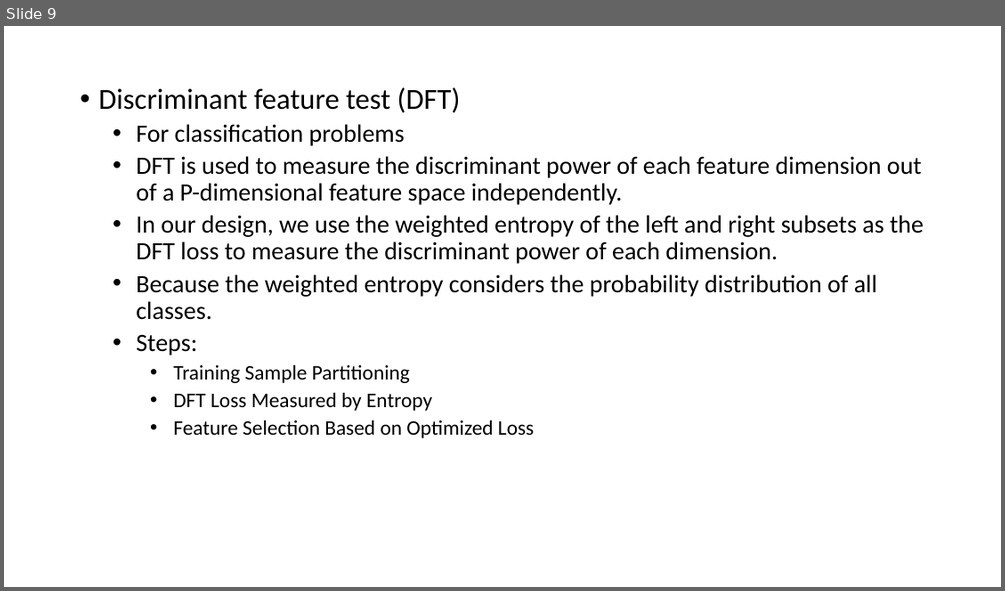
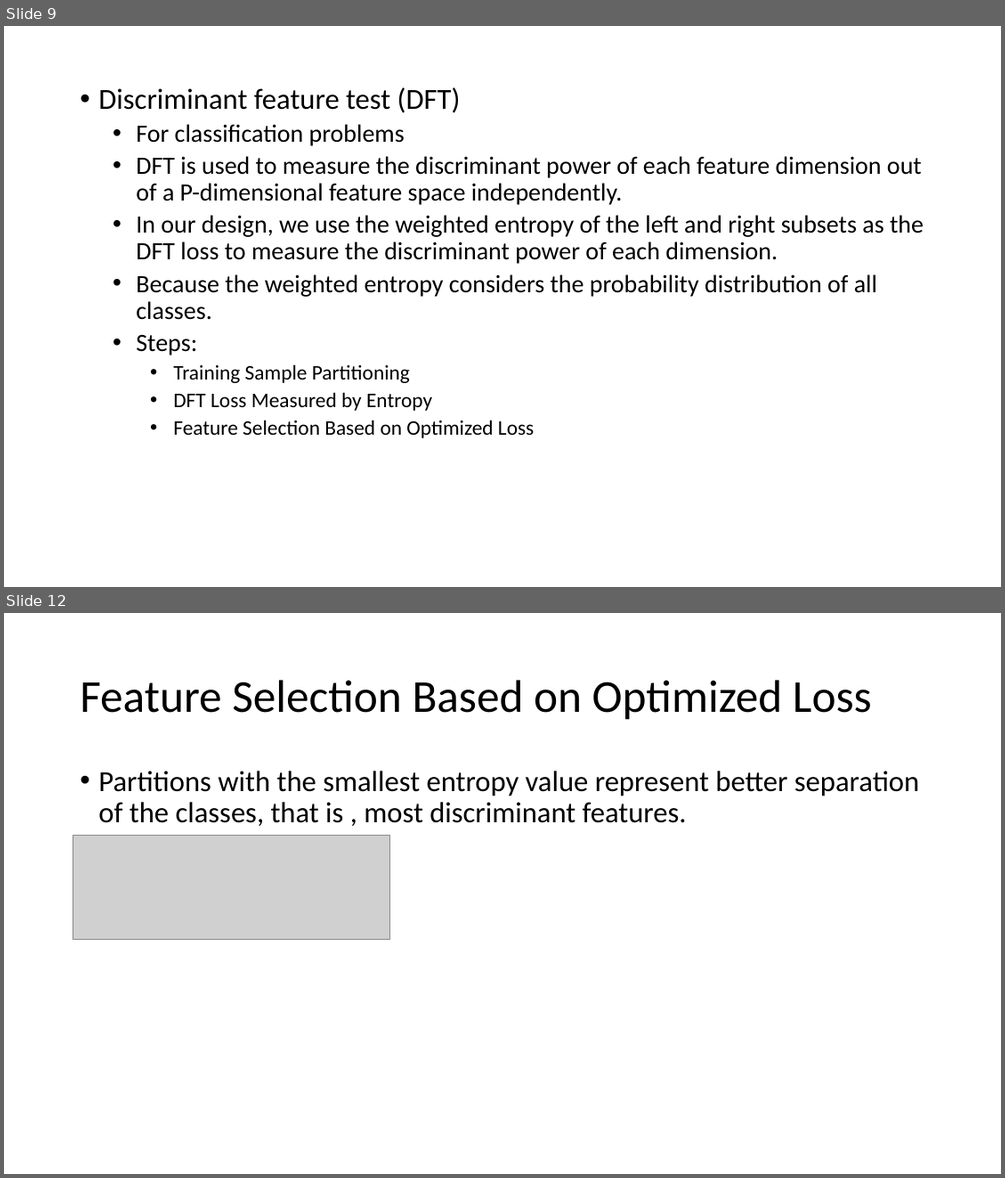
Before and after one commit to Vincent1837/Schools, a slide deck: Low_Powered_AI_Lab/GL.pptx. Shown one above the other, each under a label of ours: slide 9 before the commit, slides 9 and 12 after it; the slides between them are not shown. The pictures are 1005x591 and 1005x1178 pixels, drawn with LibreOffice and Linux fonts; fonts in the diff are those of the drawing; grey boxes stand for pictures. Boxes give left, top, right and bottom in pixels: in the first picture for what was removed or moved away, otherwise in the second. Text is boxed around its words. In the diff, an @@ line names an element or a change of style, - is before the commit and + after.

```diff
--- a/Low_Powered_AI_Lab/GL.pptx
+++ b/Low_Powered_AI_Lab/GL.pptx
@@ slide 12 added at (x1=4, y1=613, x2=1001, y2=1174), background #FFFFFF @@
@@ title added at (x1=80, y1=680, x2=872, y2=720), 44 pt, text #000000 @@
+Feature Selection Based on Optimized Loss
@@ text added at (x1=98, y1=771, x2=919, y2=826), 28 pt, text #000000 @@
+• Partitions with the smallest entropy value represent better separation of the classes, that is , most discriminant features.
@@ picture added at (x1=73, y1=835, x2=390, y2=940) @@
```
Also in this commit, not shown: 6 other slides added, 3 other files.
